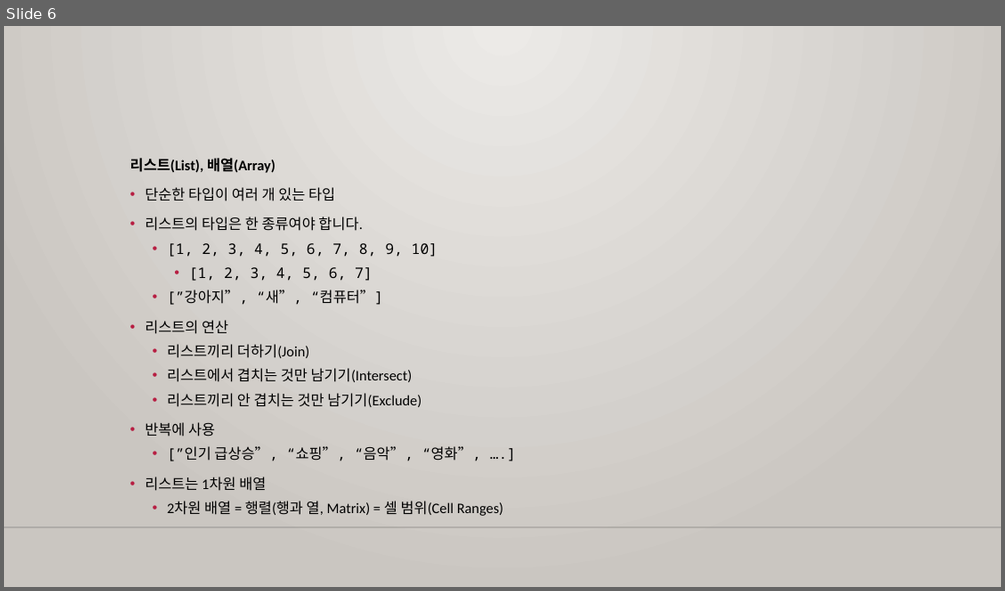
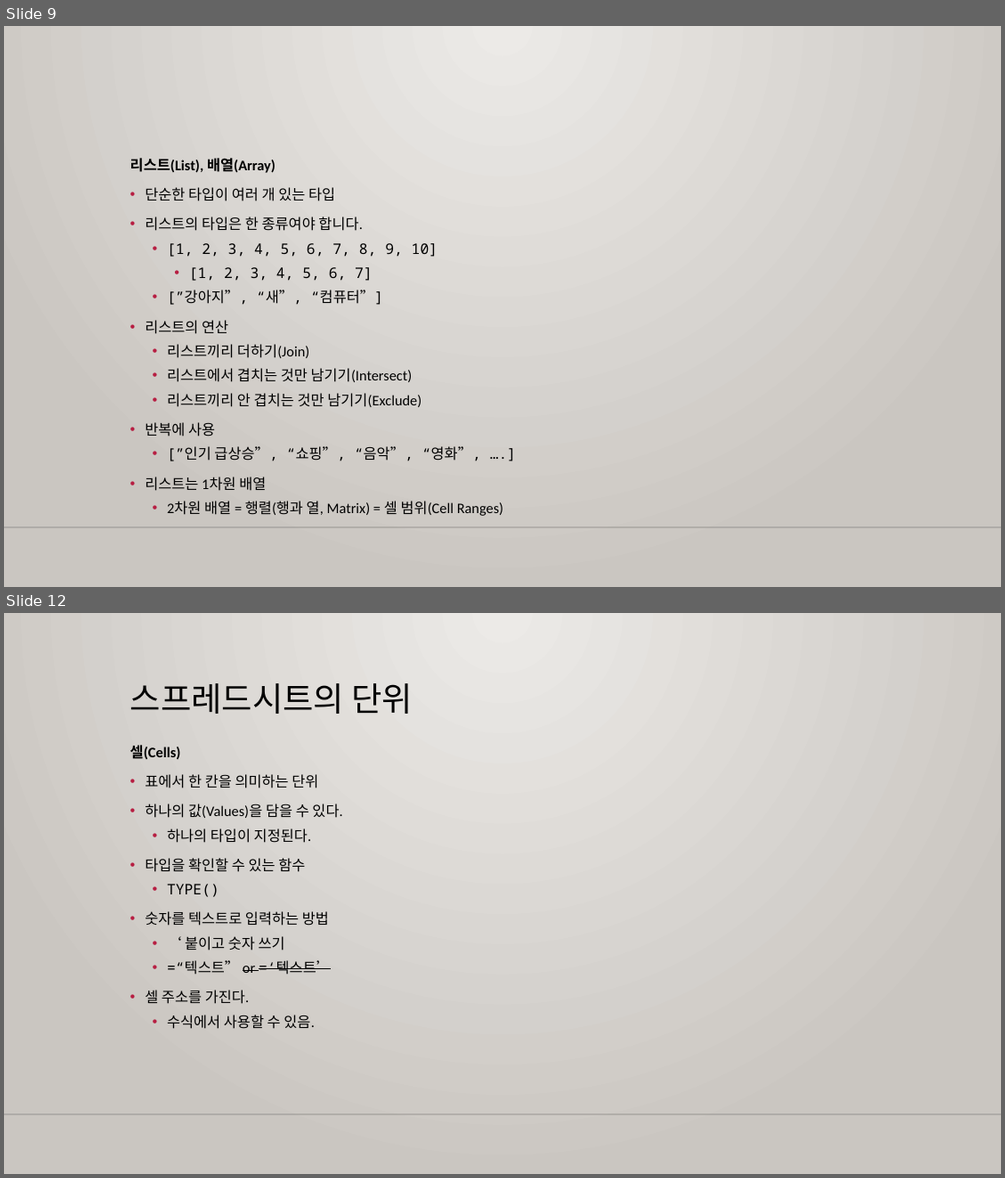
Before and after one commit to m00nlygreat/obsidian-vault, a slide deck: 노코드 엔지니어링/구글 시트로 데이터 관리하기.pptx. Shown one above the other, each under a label of ours: slide 6 before the commit, slides 9 and 12 after it; the slides between them are not shown. The pictures are 1005x591 and 1005x1178 pixels, drawn with LibreOffice and Linux fonts; fonts in the diff are those of the drawing; background and template pictures are left out. Boxes give left, top, right and bottom in pixels: in the first picture for what was removed or moved away, otherwise in the second. Text is boxed around its words. In the diff, an @@ line names an element or a change of style, - is before the commit and + after.

Commit message:
백업 완료: 2023-11-25 23:36:40
Affected files:
.obsidian/workspace.json
노코드 엔지니어링/구글 시트로 데이터 관리하기.md
노코드 엔지니어링/구글 시트로 데이터 관리하기.pptx

```diff
--- a/노코드 엔지니어링/구글 시트로 데이터 관리하기.pptx
+++ b/노코드 엔지니어링/구글 시트로 데이터 관리하기.pptx
@@ slide 12 added at [4,613,1001,1174], background gradient #ECEAE7 to #CAC7C1; not listed: 1 template element that a slide beside it also shows @@
@@ title added at [130,683,413,714], 32 pt, text #000000 @@
+스프레드시트의 단위
@@ text added at [130,745,342,1029], 14 pt, text #000000 @@
+셀(Cells)
+• 표에서 한 칸을 의미하는 단위
+• 하나의 값(Values)을 담을 수 있다.
+  • 하나의 타입이 지정된다.
+• 타입을 확인할 수 있는 함수
+  • TYPE()
+• 숫자를 텍스트로 입력하는 방법
+  • ‘ 붙이고 숫자 쓰기
+  • =“텍스트” or =‘텍스트’
+• 셀 주소를 가진다.
+  • 수식에서 사용할 수 있음.
@@ what was slide 6 is now slide 9 @@
```
Also in this commit, not shown: 3 slides changed, 15 other slides added, 2 other files.
